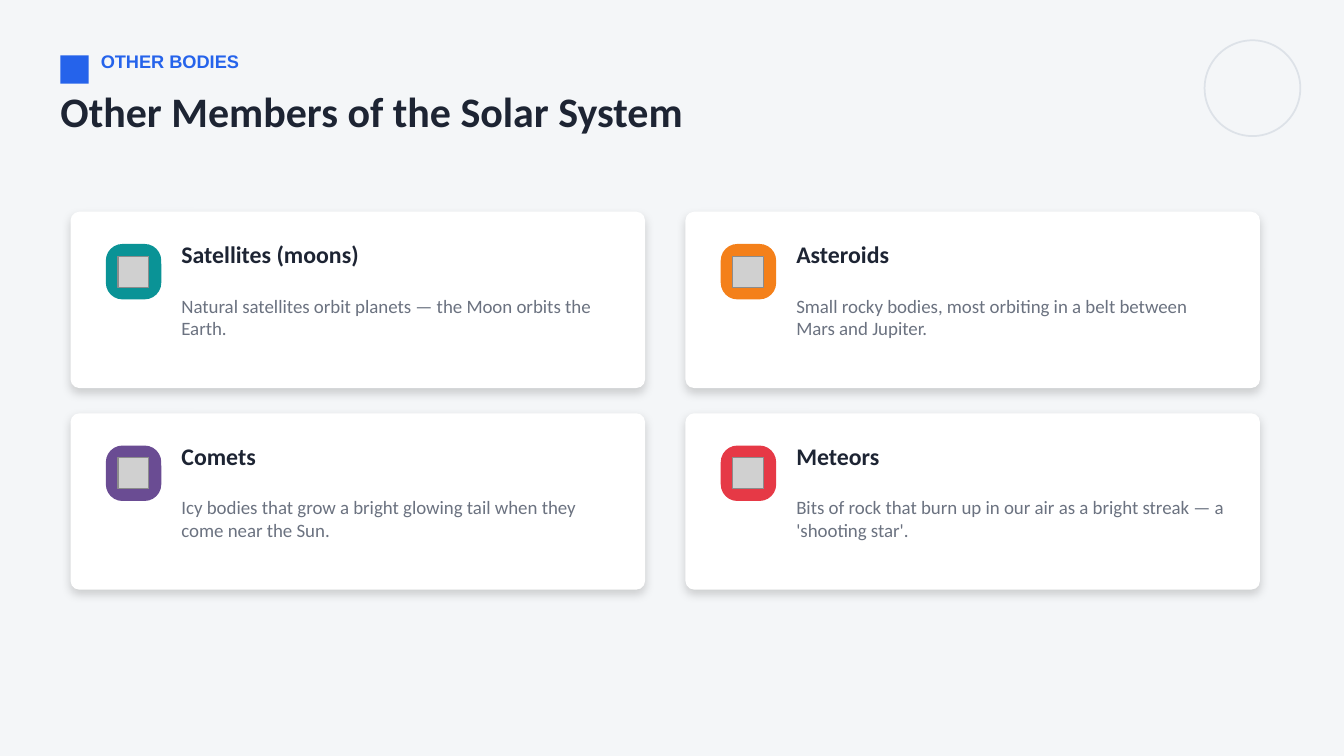
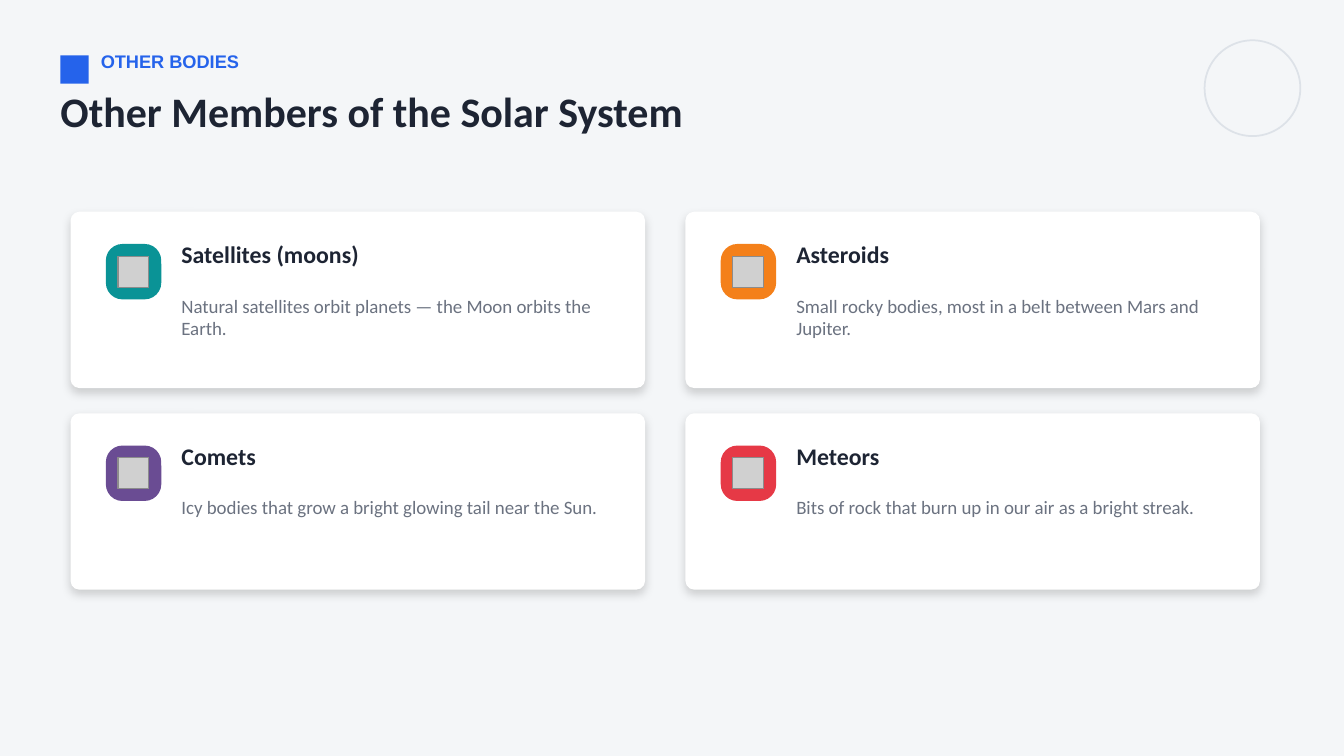
Before and after one commit to parmeshwars2911/MyFirstAR, a slide deck: slide 30 of ppt/MH_Grade06/MH06_S65_The_Universe.pptx (slide 19 before the commit). Drawn at 1344x756 pixels with LibreOffice and Linux fonts; fonts in the diff are those of the drawing; grey boxes stand for pictures. Boxes give left, top, right and bottom in pixels: in the first picture for what was removed or moved away, otherwise in the second. Text is boxed around its words. In the diff, an @@ line names an element or a change of style, - is before the commit and + after.

```diff
--- a/ppt/MH_Grade06/MH06_S65_The_Universe.pptx
+++ b/ppt/MH_Grade06/MH06_S65_The_Universe.pptx
@@ text at [796,300,1199,338]: text changed @@
-Small rocky bodies, most orbiting in a belt between Mars and Jupiter.
+Small rocky bodies, most in a belt between Mars and Jupiter.
@@ text at [181,501,597,517]: text changed @@
-Icy bodies that grow a bright glowing tail when they come near the Sun.
+Icy bodies that grow a bright glowing tail near the Sun.
@@ text at [796,501,1194,517]: text changed @@
-Bits of rock that burn up in our air as a bright streak — a 'shooting star'.
+Bits of rock that burn up in our air as a bright streak.
```
Also in this commit, not shown: 7 other slides changed, 14 slides added, 6 other files.
